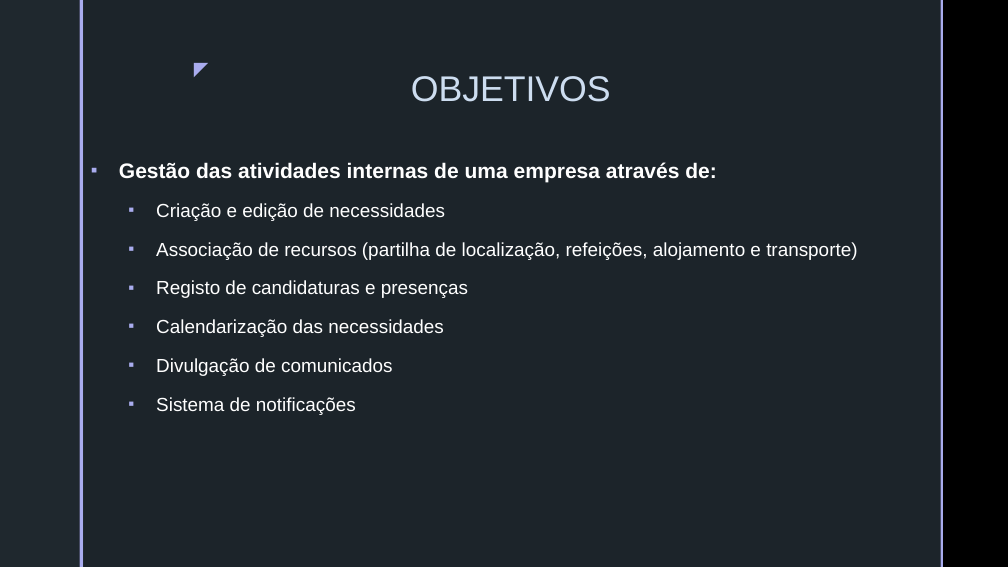
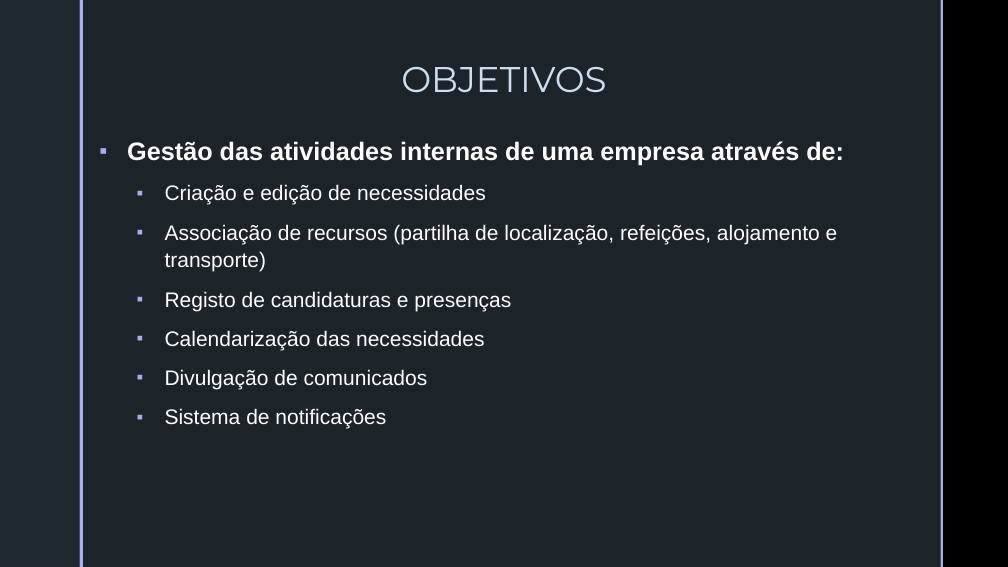
Before and after one commit to PedrcSantos/PS, a slide deck: slide 3 of ApresentacaoFinal.pptx. Drawn at 1008x567 pixels with LibreOffice and Linux fonts; fonts in the diff are those of the drawing; background and template pictures are left out. Boxes give left, top, right and bottom in pixels: in the first picture for what was removed or moved away, otherwise in the second. Text is boxed around its words. In the diff, an @@ line names an element or a change of style, - is before the commit and + after.

```diff
--- a/ApresentacaoFinal.pptx
+++ b/ApresentacaoFinal.pptx
@@ text "OBJETIVOS": place and size @@
-text "OBJETIVOS" at [411, 76, 611, 102]
+text "OBJETIVOS" at [401, 67, 606, 92]
@@ text "OBJETIVOS" at [401, 67, 606, 92]: font Arial to Montserrat @@
@@ text removed at [181, 53, 216, 83] @@
-◤
@@ text "Gestão das atividades internas de ...": place and size @@
-text "Gestão das atividades internas de ..." at [119, 162, 857, 415]
+text "Gestão das atividades internas de ..." at [127, 141, 844, 429]
@@ text "Gestão das atividades internas de ..." at [127, 141, 844, 429]: size 20 to 24 pt in "Gestão das atividades internas de uma empresa ..."; size 18 to 20 pt in "Criação e edição de necessidades", "Associação de recursos (partilha de localização, refeições, ...", "Registo de candidaturas e presenças", "Calendarização das necessidades" and 2 more places; line spacing 1.2 to 1.1; vertical alignment middle to top @@
```
Also in this commit, not shown: 3 other slides changed, 3 slides added.
